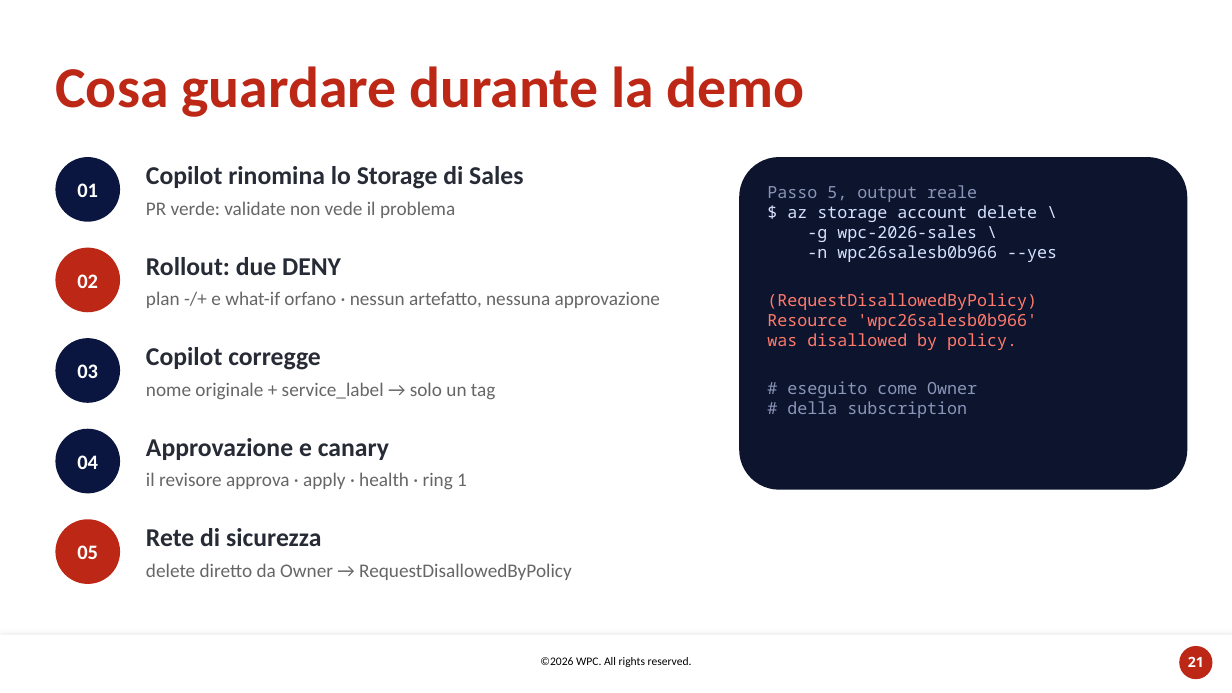
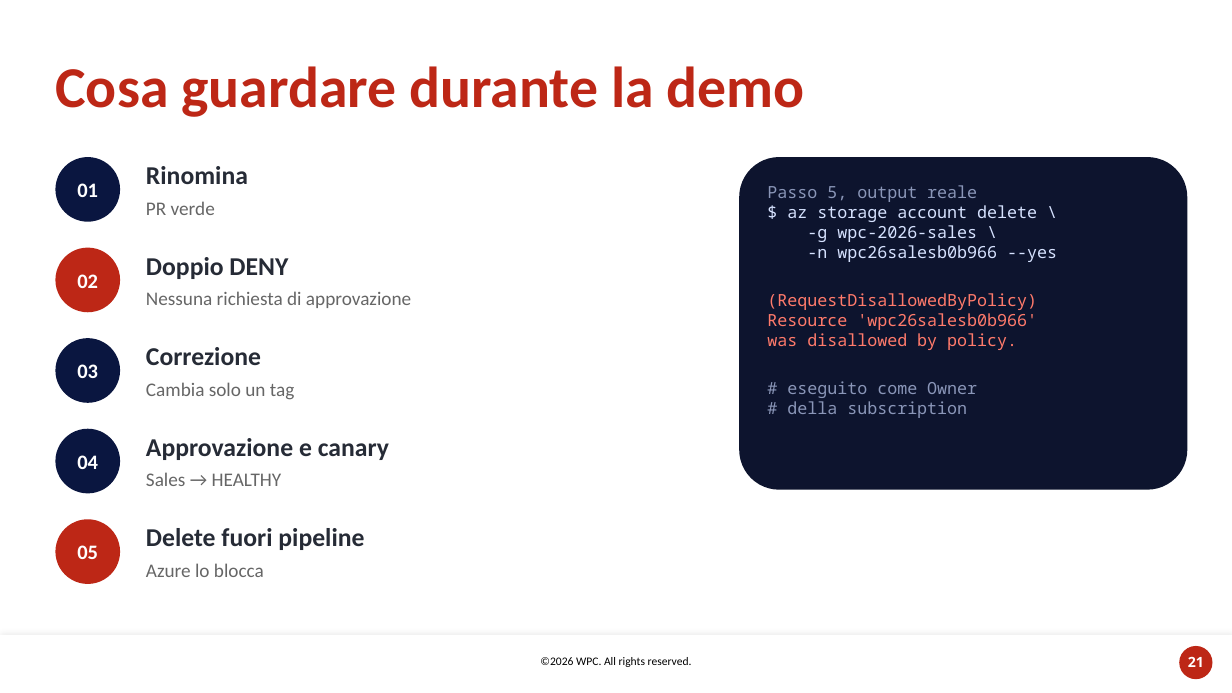
Before and after one commit to carlosacchi/wpc-2026, a slide deck: slide 21 of docs/session/out/WPC2026-Copilot-sotto-controllo.pptx. Drawn at 1232x693 pixels with LibreOffice and Linux fonts; fonts in the diff are those of the drawing; background and template pictures are left out. Boxes give left, top, right and bottom in pixels: in the first picture for what was removed or moved away, otherwise in the second. Text is boxed around its words. In the diff, an @@ line names an element or a change of style, - is before the commit and + after.

```diff
--- a/docs/session/out/WPC2026-Copilot-sotto-controllo.pptx
+++ b/docs/session/out/WPC2026-Copilot-sotto-controllo.pptx
@@ text at <box>146,166,248,184</box>: text changed @@
-Copilot rinomina lo Storage di Sales
+Rinomina
@@ text at <box>146,201,215,215</box>: text changed @@
-PR verde: validate non vede il problema
+PR verde
@@ text at <box>146,257,288,279</box>: text changed @@
-Rollout: due DENY
+Doppio DENY
@@ text at <box>146,291,411,308</box>: text changed @@
-plan -/+ e what-if orfano · nessun artefatto, nessuna approvazione
+Nessuna richiesta di approvazione
@@ text at <box>146,347,261,365</box>: text changed @@
-Copilot corregge
+Correzione
@@ text at <box>146,382,294,400</box>: text changed @@
-nome originale + service_label → solo un tag
+Cambia solo un tag
@@ text at <box>146,472,282,486</box>: text changed @@
-il revisore approva · apply · health · ring 1
+Sales → HEALTHY
@@ text at <box>146,528,364,550</box>: text changed @@
-Rete di sicurezza
+Delete fuori pipeline
@@ text at <box>146,563,264,577</box>: text changed @@
-delete diretto da Owner → RequestDisallowedByPolicy
+Azure lo blocca
```
Also in this commit, not shown: 12 other slides changed, 6 slides added, 5 slides removed, 4 other files.
